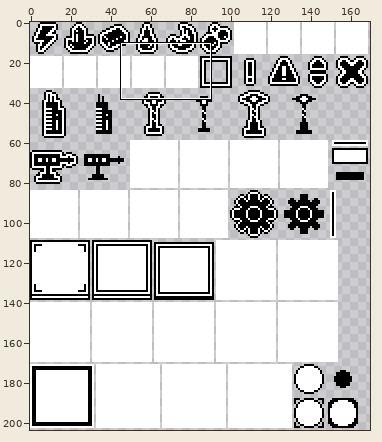
Sprite sheet: Assets/Sprites/1Bit icons.png. Above: a wide view before the commit, with the close-up outlined.
Close-up. Before the commit:
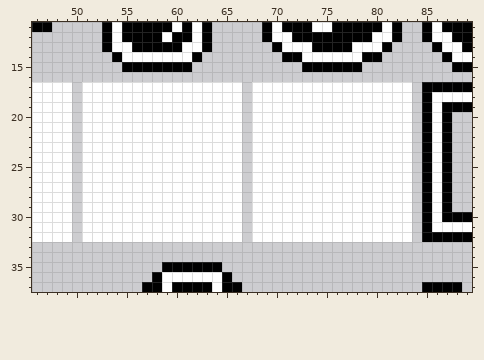
The file is 170x204 pixels. Shown: x 46..89, y 11..37.
After the commit:
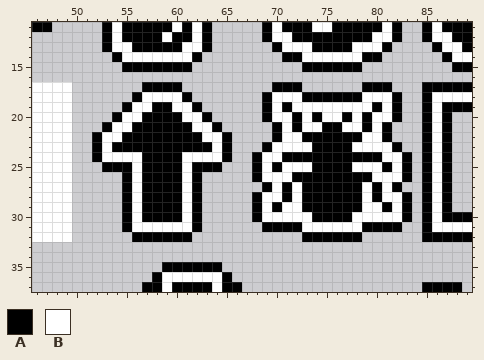
Palette (. is transparent): A #000000  B #ffffff
The author wrote: Add icons to have more feedbacks
Edits made:
y 17: x 51..66 BBBBBBBBBBBBBBBB -> ......AAAA......; x 68..83 BBBBBBBBBBBBBBBB -> ..AAA......AAA..
y 18: x 51..56 BBBBBB -> .....A; x 61..66 BBBBBB -> A.....; x 68..69 BB -> .A; x 73..78 BBBBBB -> AAAAAA; x 82..83 BB -> A.
y 19: x 51..55 BBBBB -> ....A; x 58..59 BB -> AA; x 62..66 BBBBB -> A....; x 68..69 BB -> .A; x 71 B -> A; x 80 B -> A; x 82..83 BB -> A.
y 20: x 51..54 BBBB -> ...A; x 57..60 BBBB -> AAAA; x 63..66 BBBB -> A...; x 68..69 BB -> .A; x 72 B -> A; x 74 B -> A; x 77 B -> A; x 79 B -> A; x 82..83 BB -> A.
y 21: x 51..53 BBB -> ..A; x 56..61 BBBBBB -> AAAAAA; x 64..66 BBB -> A..; x 68..70 BBB -> ..A; x 72 B -> A; x 75..76 BB -> AA; x 79 B -> A; x 81..83 BBB -> A..
y 22: x 51..52 BB -> .A; x 55..62 BBBBBBBB -> AAAAAAAA; x 65..66 BB -> A.; x 68..70 BBB -> ..A; x 73..78 BBBBBB -> AAAAAA; x 81..83 BBB -> A..
y 23: x 51..52 BB -> .A; x 54..63 BBBBBBBBBB -> AAAAAAAAAA; x 65..66 BB -> A.; x 68..69 BB -> .A; x 74..77 BBBB -> AAAA; x 82..83 BB -> A.
y 24: x 51..52 BB -> .A; x 57..60 BBBB -> AAAA; x 65..66 BB -> A.; x 68 B -> A; x 71..80 BBBBBBBBBB -> AAAAAAAAAA; x 83 B -> A
y 25: x 51..55 BBBBB -> ..AAA; x 57..60 BBBB -> AAAA; x 62..66 BBBBB -> AAA..; x 68 B -> A; x 70 B -> A; x 74..77 BBBB -> AAAA; x 81 B -> A; x 83 B -> A
y 26: x 51..55 BBBBB -> ....A; x 57..60 BBBB -> AAAA; x 62..66 BBBBB -> A....; x 68 B -> A; x 72..79 BBBBBBBB -> AAAAAAAA; x 83 B -> A
y 27: x 51..55 BBBBB -> ....A; x 57..60 BBBB -> AAAA; x 62..66 BBBBB -> A....; x 68..69 BB -> .A; x 71 B -> A; x 73..78 BBBBBB -> AAAAAA; x 80 B -> A; x 82..83 BB -> A.
y 28: x 51..55 BBBBB -> ....A; x 57..60 BBBB -> AAAA; x 62..66 BBBBB -> A....; x 68 B -> A; x 71 B -> A; x 73..78 BBBBBB -> AAAAAA; x 80 B -> A; x 83 B -> A
y 29: x 51..55 BBBBB -> ....A; x 57..60 BBBB -> AAAA; x 62..66 BBBBB -> A....; x 68 B -> A; x 70 B -> A; x 73..78 BBBBBB -> AAAAAA; x 81 B -> A; x 83 B -> A
y 30: x 51..55 BBBBB -> ....A; x 57..60 BBBB -> AAAA; x 62..66 BBBBB -> A....; x 68 B -> A; x 74..77 BBBB -> AAAA; x 83 B -> A
y 31: x 51..55 BBBBB -> ....A; x 62..66 BBBBB -> A....; x 68..72 BBBBB -> .AAAA; x 79..83 BBBBB -> AAAA.
y 32: x 51..66 BBBBBBBBBBBBBBBB -> .....AAAAAA.....; x 68..83 BBBBBBBBBBBBBBBB -> .....AAAAAA.....
Changed places in both close-ups, as pixel boxes (x1, y1, x2, y2):
changed: (82, 82, 412, 242)
